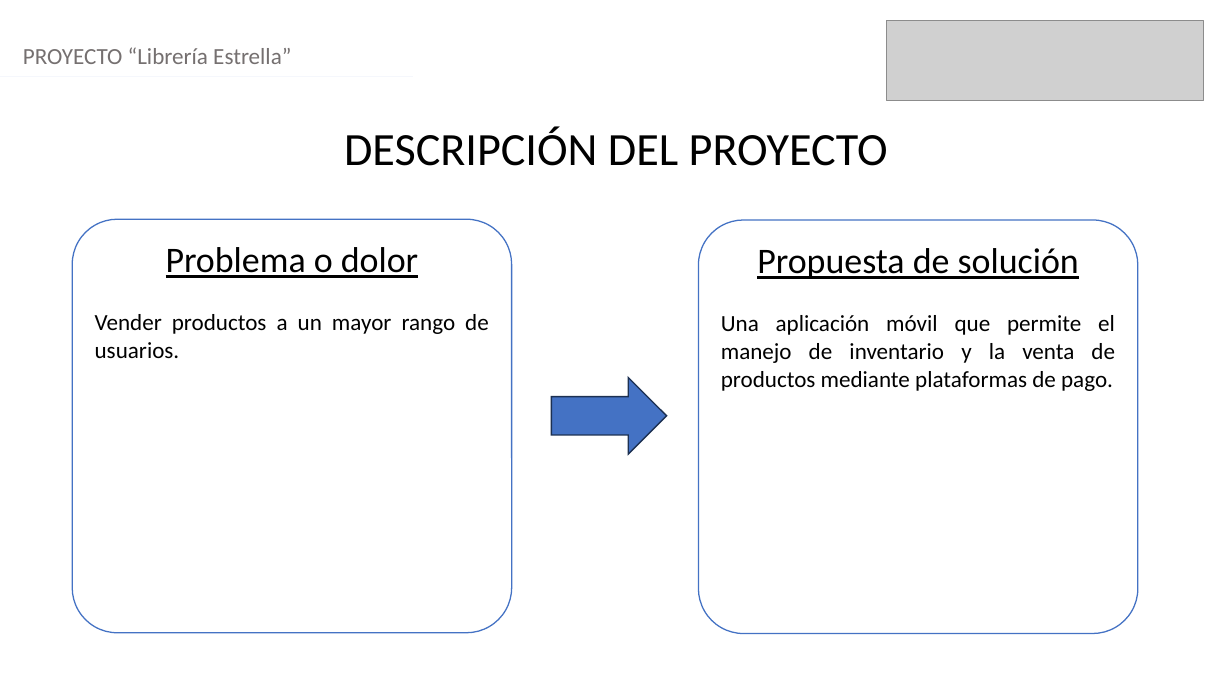
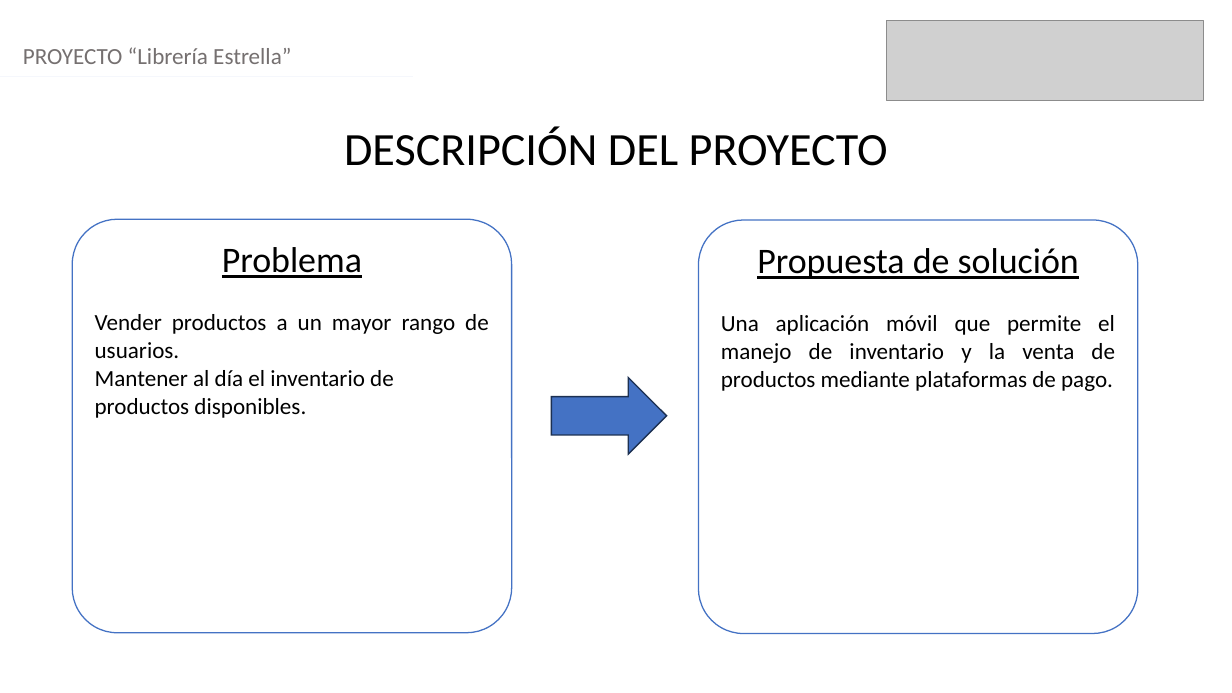
Before and after one commit to Kazzy98/SavagesV2, a slide deck: slide 2 of Fase 3/Evidencias Grupales/Libreria Estrella.pptx. Drawn at 1232x693 pixels with LibreOffice and Linux fonts; fonts in the diff are those of the drawing; grey boxes stand for pictures. Boxes give left, top, right and bottom in pixels: in the first picture for what was removed or moved away, otherwise in the second. Text is boxed around its words. In the diff, an @@ line names an element or a change of style, - is before the commit and + after.

```diff
--- a/Fase 3/Evidencias Grupales/Libreria Estrella.pptx
+++ b/Fase 3/Evidencias Grupales/Libreria Estrella.pptx
@@ text in rounded rectangle at [222,247,362,278]: text changed @@
-Problema o dolor
+Problema
@@ text in rounded rectangle at [95,370,394,418]: paragraph added @@
+Mantener al día el inventario de productos disponibles.
```
Also in this commit, not shown: 2 other slides changed, 2 slides removed.
